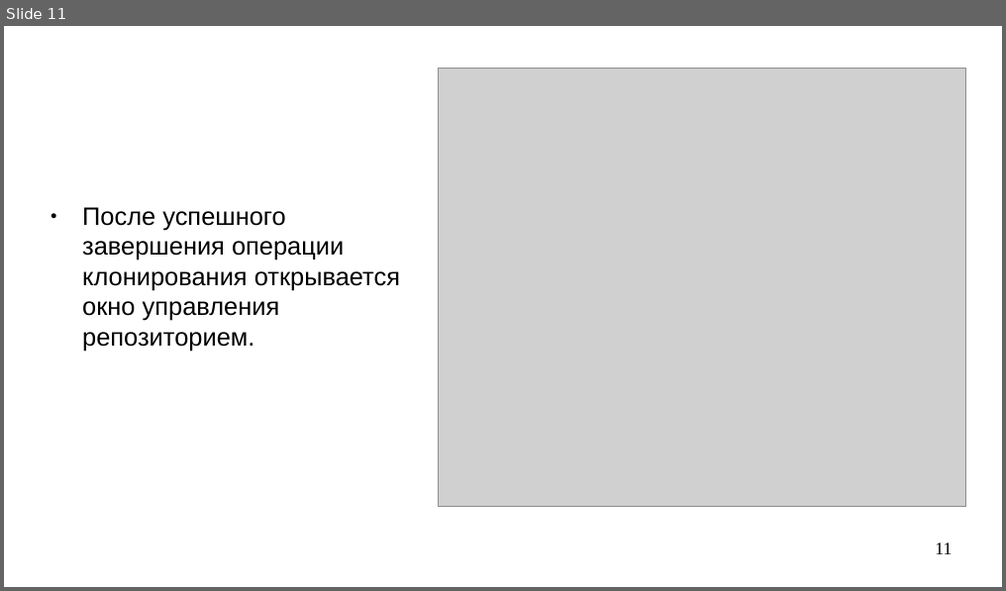
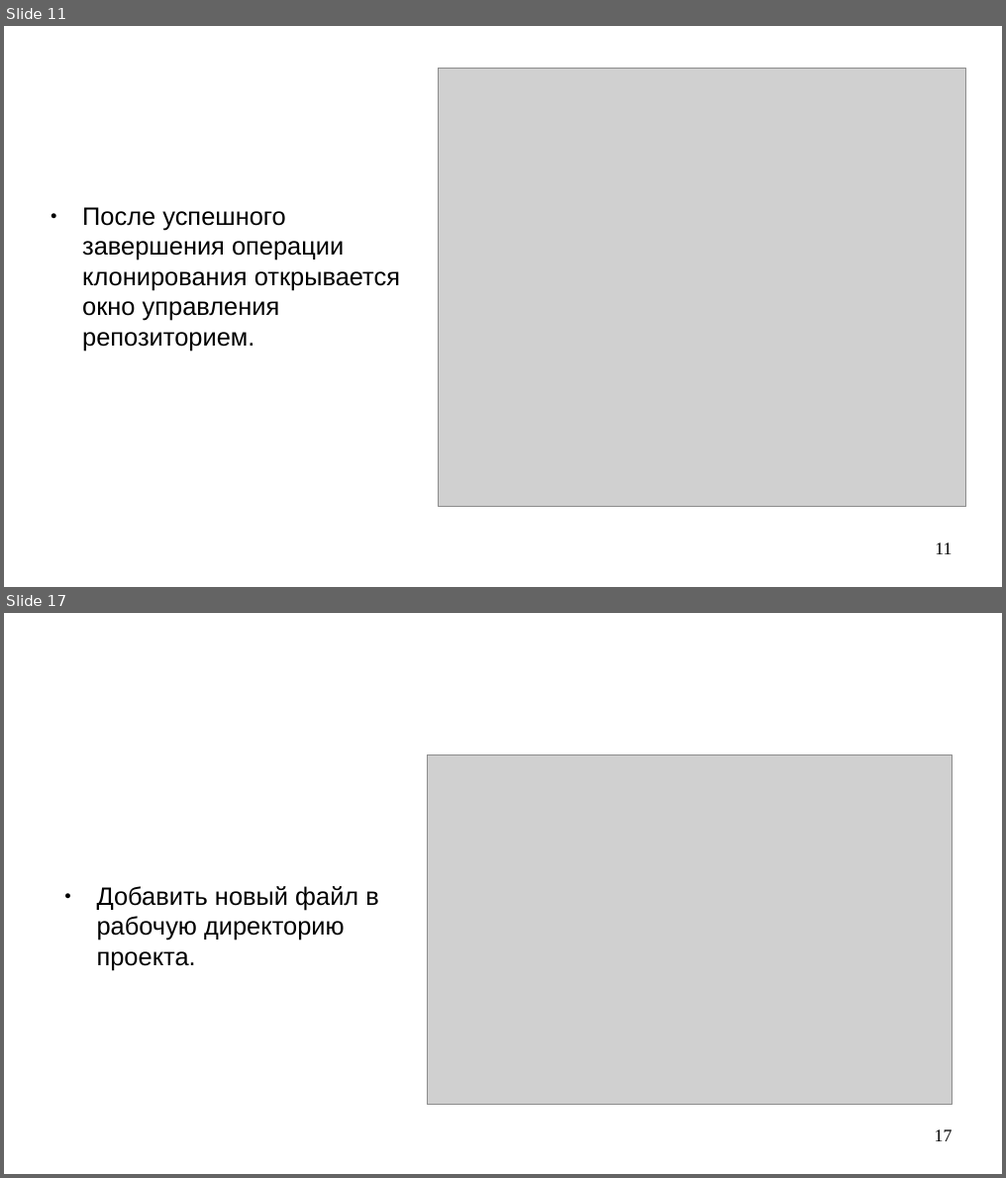
Before and after one commit to steelcraft/stud-lab, a slide deck: Практические занятия/Работа с Git.odp. Shown one above the other, each under a label of ours: slide 11 before the commit, slides 11 and 17 after it; the slides between them are not shown. The pictures are 1006x591 and 1006x1178 pixels, drawn with LibreOffice and Linux fonts; fonts in the diff are those of the drawing; grey boxes stand for pictures. Boxes give left, top, right and bottom in pixels: in the first picture for what was removed or moved away, otherwise in the second. Text is boxed around its words. In the diff, an @@ line names an element or a change of style, - is before the commit and + after.

```diff
--- a/Практические занятия/Работа с Git.odp
+++ b/Практические занятия/Работа с Git.odp
@@ slide 17 added at bbox=[4, 613, 1002, 1174], background #FFFFFF @@
@@ picture added at bbox=[427, 756, 952, 1106] @@
@@ text added at bbox=[97, 886, 378, 970], 20 pt, text #000000 @@
+● Добавить новый файл в рабочую директорию проекта.
@@ page number added at bbox=[935, 1130, 952, 1142], 14 pt, text #000000 @@
+17
```
Also in this commit, not shown: 3 slides changed, 6 other slides added.
